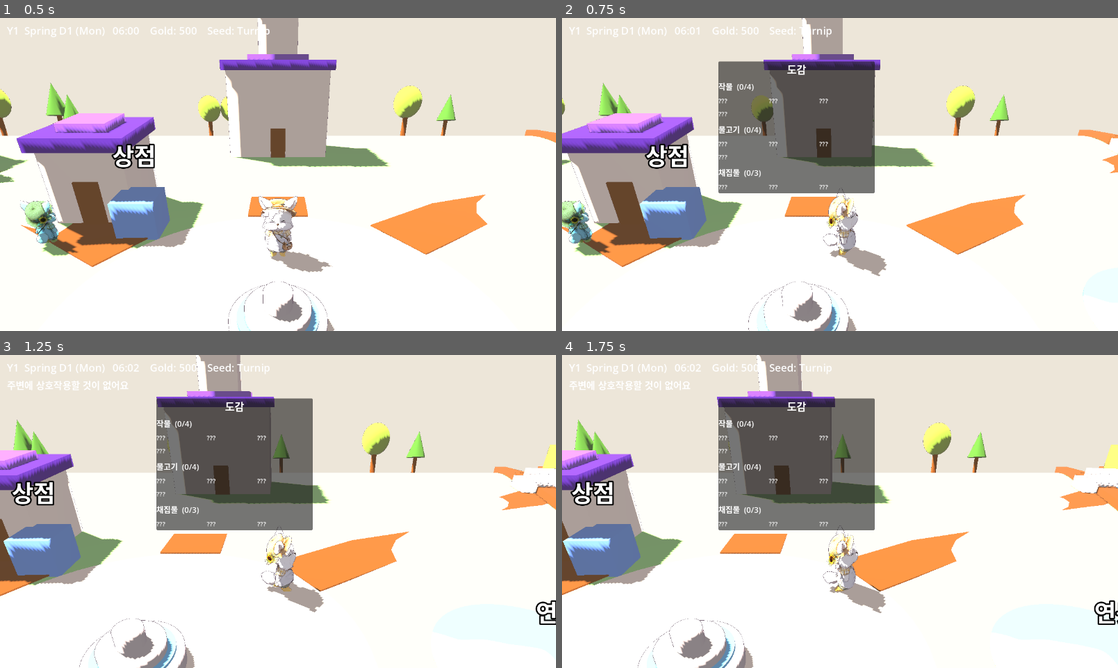
Above: before the commit, frames 1-4 (two rows, left to right).
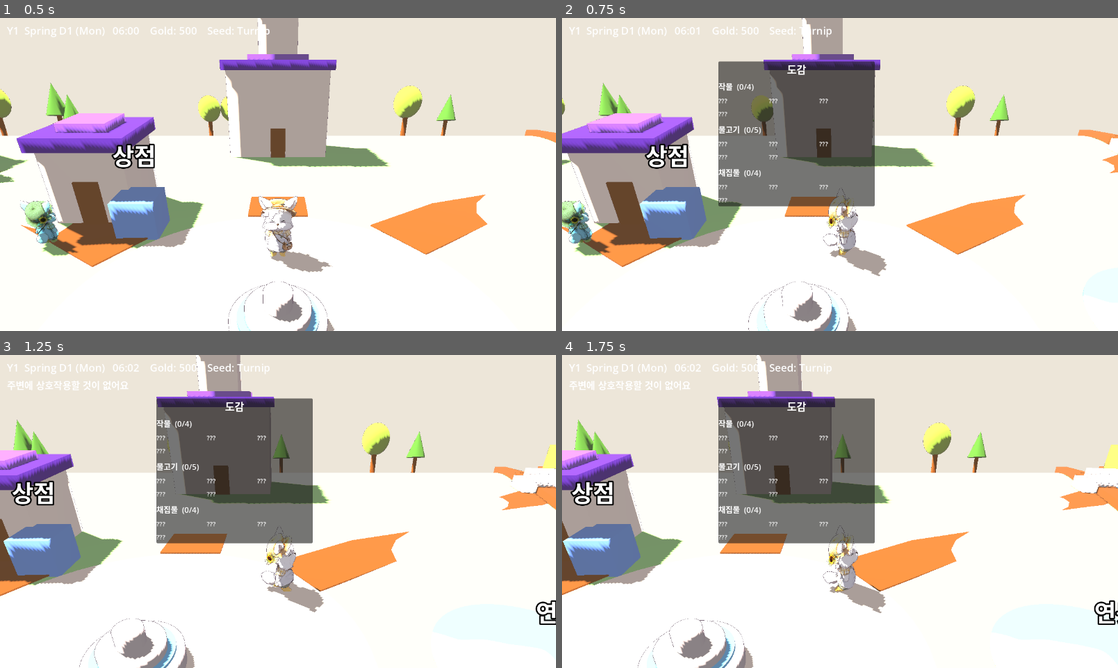
Above: after the commit, the same moments.

Repository: ui2030/cozy_vale
Game: Godot game, scene res://world/world.tscn
Two runs of this game, one before a commit and one after it. Both use one fixed random seed, a clock stepped at 60 frames per second and the inputs below.
Inputs (mouse positions are in pixels of both pictures, inside the frame that each line leads up to):
- Up to frame 1 (0.5 s): no input
- Up to frame 2 (0.75 s): tap Enter at 0.5 s; move the mouse to (962, 158) at 0.52 s; hold D (move_right) from 0.53 s (still down); hold B (collection) from 0.53 s (still down); click (962, 158) at 0.67 s
- Up to frame 3 (1.25 s): keep holding D (move_right); keep holding B (collection); tap Space at 0.77 s
- Up to frame 4 (1.75 s): release D (move_right) at 1.25 s; release B (collection) at 1.25 s; drag from (728, 527) to (812, 574) at 1.27 s

Frame 1 is identical in both runs. In frame 2, 1.2% of the frame differs, in the area x 28-57%, y 34-61%; in frame 3, 1.2%; in frame 4, 1.2%.

Commit message:
feat: 낚시·채집 위험 대 보상 — 가중치·야간 어종·희귀 채집물
- 물고기 가중치 선택(어려울수록 희귀), smelt 가격 난이도 정합(55→110)
- 야간 한정 catfish 신설(hours 필드, 자정 넘김 지원)
- 원거리 채집 지점 4곳에서만 20% 희귀 morel(금색), 결정적 스폰 유지
- pick_fish·pick_rare 순수 함수 + 단위 테스트, 구세이브 호환(신규 필드 기본값)

Diff:
--- a/autoload/game_data.gd
+++ b/autoload/game_data.gd
@@ -89,6 +89,36 @@
 func is_produce(item_id: String) -> bool:
 	return crops.has(item_id) or fish.has(item_id) or forage.has(item_id)
 
+# 가중치·시간대 반영 물고기 선택 (순수 함수, test_core 단위검증).
+# defs=fish 정의 맵, pool=계절 통과 fish_id 목록, rng_value∈[0,1), hour=현재 시(0..23).
+# weight 없으면 1. hours([시작,끝]) 없으면 항상 후보. 후보 0이면 "".
+static func pick_fish(defs: Dictionary, pool: Array, rng_value: float, hour: int) -> String:
+	var cands := []
+	var total := 0.0
+	for fid in pool:
+		var d: Dictionary = defs[fid]
+		if not _hour_ok(d.get("hours", []), hour):
+			continue
+		var w := float(d.get("weight", 1.0))
+		cands.append([fid, w])
+		total += w
+	if cands.is_empty():
+		return ""
+	var r := clampf(rng_value, 0.0, 1.0) * total
+	for c in cands:
+		r -= c[1]
+		if r < 0.0:
+			return c[0]
+	return cands[cands.size() - 1][0]  # 부동소수 안전망
+
+# hours=[start,end]. end>24=자정 넘김(예 [18,26]=18시~익일2시). 빈 배열=항상 가능.
+static func _hour_ok(hours: Array, hour: int) -> bool:
+	if hours.is_empty():
+		return true
+	var start := int(hours[0])
+	var end := int(hours[1])
+	return (hour >= start and hour < end) or (hour + 24 >= start and hour + 24 < end)
+
 # source(crops/fish/forage) 중 해당 계절에 나는 id 목록
 func season_filter(source: Dictionary, sid: String) -> Array:
 	var out := []
--- a/data/fish.json
+++ b/data/fish.json
@@ -1,14 +1,17 @@
 {
 	"fish.carp": {
-		"name": "Carp", "seasons": ["spring"], "sell_price": 30, "difficulty": 0.15
+		"name": "Carp", "seasons": ["spring"], "sell_price": 30, "difficulty": 0.15, "weight": 50
 	},
 	"fish.bluegill": {
-		"name": "Bluegill", "seasons": ["spring"], "sell_price": 45, "difficulty": 0.4
+		"name": "Bluegill", "seasons": ["spring"], "sell_price": 45, "difficulty": 0.4, "weight": 30
 	},
 	"fish.bass": {
-		"name": "Bass", "seasons": ["spring"], "sell_price": 75, "difficulty": 0.7
+		"name": "Bass", "seasons": ["spring"], "sell_price": 75, "difficulty": 0.7, "weight": 15
 	},
 	"fish.smelt": {
-		"name": "Smelt", "seasons": ["spring"], "sell_price": 55, "difficulty": 0.9
+		"name": "Smelt", "seasons": ["spring"], "sell_price": 110, "difficulty": 0.9, "weight": 5
+	},
+	"fish.catfish": {
+		"name": "Catfish", "seasons": ["spring"], "sell_price": 150, "difficulty": 0.85, "weight": 10, "hours": [18, 26]
 	}
 }
--- a/data/forage.json
+++ b/data/forage.json
@@ -7,5 +7,8 @@
 	},
 	"forage.horseradish": {
 		"name": "Horseradish", "seasons": ["spring"], "sell_price": 30
+	},
+	"forage.morel": {
+		"name": "Morel", "seasons": ["spring"], "sell_price": 90, "rare": true
 	}
 }
--- a/forage/forage_system.gd
+++ b/forage/forage_system.gd
@@ -10,6 +10,18 @@
 	Vector3(-9, 0, 5), Vector3(-8, 0, -4), Vector3(-3, 0, -6), Vector3(6, 0, -7),
 ]
 const SPAWN_PCT := 55  # 각 지점 스폰 확률(%)
+# 밭·침대·상점서 먼 외곽 지점(뒤 4개) — 여기서만 낮은 확률로 희귀 채집물.
+const REMOTE_IDX := [4, 5, 6, 7]
+const RARE_PCT := 20  # 원거리 지점에서 일반 대신 희귀가 나올 확률(%)
+
+# 원거리 지점의 희귀 등장 결정 (순수 함수, test_core 단위검증). 결정적 해시 h 기준.
+# 반환: 희귀면 rare_id, 아니면 "" (일반 스폰 유지). 스폰여부(h%100)와 겹치지 않는 자리 사용.
+static func pick_rare(is_remote: bool, h: int, rare_ids: Array) -> String:
+	if not is_remote or rare_ids.is_empty():
+		return ""
+	if (h / 100) % 100 < RARE_PCT:
+		return rare_ids[(h / 10000) % rare_ids.size()]
+	return ""
 
 var _roots := []  # 현재 스폰된 root Node3D
 
@@ -27,10 +39,21 @@
 	var pool := GameData.season_filter(GameData.forage, GameData.season_id(GameClock.season()))
 	if pool.is_empty():
 		return
+	var rare_pool := []   # 희귀는 원거리 전용
+	var common_pool := []
+	for id in pool:
+		if GameData.forage[id].get("rare", false):
+			rare_pool.append(id)
+		else:
+			common_pool.append(id)
 	for i in SPAWN_POINTS.size():
 		var h := absi(hash([GameClock.abs_day, i]))  # 결정적: 같은 날 재로드 = 같은 배치
 		if h % 100 < SPAWN_PCT:
-			_spawn(SPAWN_POINTS[i], pool[h % pool.size()])
+			var rid := pick_rare(i in REMOTE_IDX, h, rare_pool)
+			if rid != "":
+				_spawn(SPAWN_POINTS[i], rid, true)
+			elif not common_pool.is_empty():
+				_spawn(SPAWN_POINTS[i], common_pool[h % common_pool.size()], false)
 
 func _clear() -> void:
 	for r in _roots:
@@ -38,7 +61,7 @@
 			r.queue_free()
 	_roots.clear()
 
-func _spawn(pos: Vector3, fid: String) -> void:
+func _spawn(pos: Vector3, fid: String, rare := false) -> void:
 	var root := Node3D.new()
 	root.position = pos
 	var mesh := MeshInstance3D.new()
@@ -46,7 +69,8 @@
 	sm.radius = 0.28
 	sm.height = 0.56
 	mesh.mesh = sm
-	mesh.material_override = ToonChar.make_solid(Color(0.5, 0.75, 0.35), 0.006)
+	var col := Color(0.86, 0.68, 0.20) if rare else Color(0.5, 0.75, 0.35)  # 희귀=금색(원거리서 식별)
+	mesh.material_override = ToonChar.make_solid(col, 0.006)
 	mesh.position = Vector3(0, 0.32, 0)
 	root.add_child(mesh)
 	var area := Area3D.new()
--- a/player/player.gd
+++ b/player/player.gd
@@ -216,7 +216,10 @@
 	if _fishing == null or pool.is_empty():
 		message.emit("여긴 잡을 게 없네요")
 		return
-	var fid: String = pool[randi() % pool.size()]
+	var fid: String = GameData.pick_fish(GameData.fish, pool, randf(), GameClock.hour())
+	if fid == "":  # 시간대 필터로 후보 0 (밤물고기만 남는 낮 등)
+		message.emit("지금은 물릴 게 없네요")
+		return
 	_fishing.start(fid, float(GameData.fish[fid].get("difficulty", 0.5)))
 	get_viewport().set_input_as_handled()  # 시작 E가 즉시 판정되는 것 방지
 
--- a/tests/test_core.gd
+++ b/tests/test_core.gd
@@ -33,6 +33,8 @@
 	_test_festival()
 	_test_pause_menu()
 	_test_fishing_judge()
+	_test_pick_fish()
+	_test_forage_rare()
 	_test_collection_roundtrip()
 	print("ALL CORE TESTS PASS")
 	get_tree().quit()
@@ -261,6 +263,39 @@
 	assert(not FG.in_zone(0.95, FG.zone_half_width(1.0)), "가장자리 + 어려움 실패")
 	assert(FG.in_zone(0.5 + FG.zone_half_width(0.0) - 0.001, FG.zone_half_width(0.0)), "존 경계 안 명중")
 
+func _test_pick_fish() -> void:
+	# 가중치 선택 + 야간 시간대 필터 (순수 함수)
+	var defs := {
+		"fish.a": {"weight": 50, "difficulty": 0.1},
+		"fish.b": {"weight": 30, "difficulty": 0.4},
+		"fish.night": {"weight": 10, "difficulty": 0.8, "hours": [18, 26]},
+	}
+	var pool := ["fish.a", "fish.b", "fish.night"]
+	# 낮 12시: 밤물고기 제외 → a(50)+b(30)=80
+	assert(GameData.pick_fish(defs, pool, 0.0, 12) == "fish.a", "rng0 → 첫 후보 a")
+	assert(GameData.pick_fish(defs, pool, 0.6, 12) == "fish.a", "48<50 → a")     # 0.6*80=48
+	assert(GameData.pick_fish(defs, pool, 0.63, 12) == "fish.b", "50.4>50 → b")  # 0.63*80=50.4
+	assert(GameData.pick_fish(defs, pool, 0.99, 12) == "fish.b", "낮엔 밤물고기 안 나옴")
+	# 밤 20시: 밤물고기 후보. 0.99*90=89.1 > a+b(80) → night
+	assert(GameData.pick_fish(defs, pool, 0.99, 20) == "fish.night", "밤엔 밤물고기 후보")
+	# 새벽 1시(+24=25 ∈ [18,26)) 포함, 2시(26)은 배제
+	assert(GameData.pick_fish(defs, ["fish.night"], 0.5, 1) == "fish.night", "새벽1시 밤물고기 가능")
+	assert(GameData.pick_fish(defs, ["fish.night"], 0.5, 2) == "", "새벽2시(end 배타) 없음")
+	assert(GameData.pick_fish(defs, ["fish.night"], 0.5, 12) == "", "낮 밤전용만 → 후보없음")
+	# 실데이터: catfish는 야간, weight 필드 존재
+	assert(GameData.fish["fish.catfish"].get("hours", []).size() == 2, "catfish 야간 창")
+	assert(GameData.pick_fish(GameData.fish, ["fish.catfish"], 0.5, 12) == "", "낮엔 catfish 안 나옴")
+
+func _test_forage_rare() -> void:
+	var FS := preload("res://forage/forage_system.gd")
+	assert(FS.pick_rare(false, 12345, ["forage.morel"]) == "", "근거리는 희귀 없음")
+	assert(FS.pick_rare(true, 12345, []) == "", "희귀풀 없으면 없음")
+	# 원거리 + 밴드 안: (1500/100)%100=15 < 20 → morel
+	assert(FS.pick_rare(true, 1500, ["forage.morel"]) == "forage.morel", "원거리 희귀밴드 → morel")
+	# 원거리지만 밴드 밖: (9500/100)%100=95 → 일반
+	assert(FS.pick_rare(true, 9500, ["forage.morel"]) == "", "원거리라도 밴드밖 → 일반")
+	assert(GameData.forage["forage.morel"].get("rare", false), "morel = 희귀 플래그")
+
 func _test_collection_roundtrip() -> void:
 	# 실제 player 스크립트로 도감 발견 → 저장 → 로드 유지 (스텁엔 도감 없음).
 	# add_child 안 함: 검증 대상(_discover/save_data/load_data)은 _ready·씬트리 불필요.
